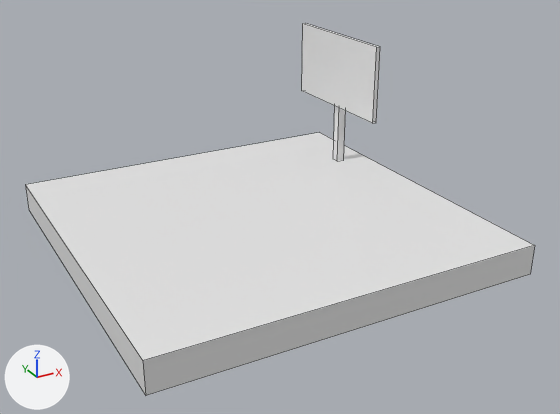
An edit to the Blender file Assets/Prefabs/Level Tile Models/blends/spawntile.blend, drawn before and after from the same camera.
The view is the same before and after, from a 50 mm camera at (-4.31, -8.44, 4.23) aimed at (0.12, -0.39, 0.2). Every picture has the same lights, and +X, +Y and +Z are marked at lower left. The first picture is the older version. Mesh edges are drawn as thin lines. Materials are left out; every surface is plain grey.
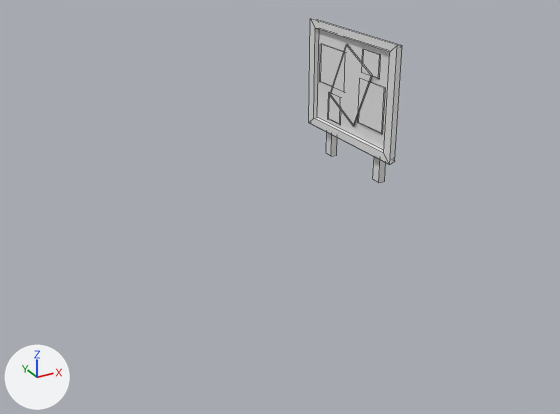
Changed parts and their boxes (x1, y1, x2, y2) in the pictures (560 x 414 px; the box of a moved part takes in the faces that stretch with it):
'Cube', hidden: before (26, 133, 535, 395)
'Cube.001', reshaped, moved, rescaled (19% wider, 19% taller): before (302, 23, 380, 161); after (309, 19, 402, 183)
part 1 of me_cube_001, moved or reshaped: before (333, 106, 346, 161); after (362, 49, 381, 79)
part 2 of me_cube_001, added: after (373, 157, 386, 183)
part 3 of me_cube_001, added: after (326, 132, 337, 156)
part 4 of me_cube_001, added: after (320, 44, 343, 87)
part 5 of me_cube_001, added: after (358, 82, 385, 134)
part 6 of me_cube_001, added: after (328, 92, 341, 125)
part 7 of me_cube_001, added: after (309, 19, 402, 164)
part 8 of me_cube_001, deleted: before (302, 23, 380, 123)
part 9 of me_cube_001, added: after (330, 44, 372, 126)

The change in detail:
me_cube_001 is used by ob_cube_001; location (2.07, 2.12, 0.91); scale (0.0618, 0.0618, 0.952).
Verts and faces of me_cube_001; kept vertices keep their numbers, new ones are numbered from 16.
me_cube_001 had 16 vertices, 12 faces and spanned x -1.9..1.0, y -31.2..1.2, z -1.0..1.1.
me_cube_001 now has 84 vertices, 68 faces and spans x -5.2..16.0, y -3.2..7.8, z -10.4..2.3.
me_cube_001 part 1: the loose piece of 8 vertices spanning x -1.1..1.0, y -15.5..-13.4, z -1.0..1.0 is moved by (0.0, 14.5, 0.0).
me_cube_001 part 2: a new loose piece, a box spanning x 5.95..15.95, y -1.26..-0.51, z -10.36..0.58.
me_cube_001 part 3: a new loose piece, a box spanning x 5.95..15.95, y 5.2..5.95, z -10.36..0.58.
me_cube_001 part 4: a new loose piece, a box spanning x -1.0..1.0, y 3.2..6.6, z -3.4..0.2.
me_cube_001 part 5: a new loose piece, a box spanning x -1.0..1.0, y -1.7..1.2, z -5.6..-1.6.
me_cube_001 part 6: a new loose piece, a box spanning x -1.0..1.0, y 3.6..5.3, z -6.6..-4.0.
me_cube_001 part 7: a new loose piece of 28 vertices spanning x -5.2..6.0, y -3.2..7.8, z -7.8..2.3.
me_cube_001 part 8: the loose piece of 8 vertices spanning x -1.9..-0.9, y -31.2..1.2, z 0.0..1.1 is deleted.
Part 9, on me_cube_001:
New vertex 16 is at (-3.0, 1.7, -6.0), pixel (353, 126).
New vertex 17 is at (-3.0, -0.3, -0.9), pixel (371, 75).
New vertex 18 is at (-3.0, 5.0, -4.1), pixel (329, 95).
New vertex 19 is at (-3.0, 3.0, 1.0), pixel (346, 44).
New vertices 20 to 23 stand at vertices 16 to 19, in that order, plus (2.0, 0.0, 0.0).
New faces: (16, 17, 19, 18), (18, 19, 23, 22), (20, 22, 23, 21), (16, 20, 21, 17), (16, 18, 22, 20), (17, 21, 23, 19).
Object 'Cube' (ob_cube) is now hidden.
Object 'Cube.001' (ob_cube_001) moves from (2.07, 2.12, 0.91) to (1.97, 0.34, 1.71).
Object 'Cube.001' (ob_cube_001) is rescaled from (0.0618, 0.0618, 0.952) to (0.01, 0.201, 0.165).
